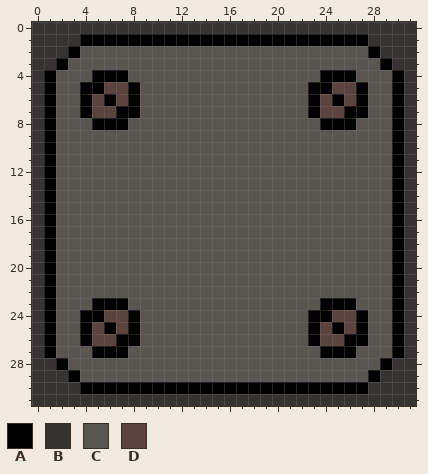
One commit to this pixel-art file: Assets/Sprites/Sprite originals/Floor_Tile.ase. Above, as it was before the edit.
32x32 pixels, 1 frame.
Palette (. is transparent): A #000000  B #353433  C #595652  D #5c443e
The result:
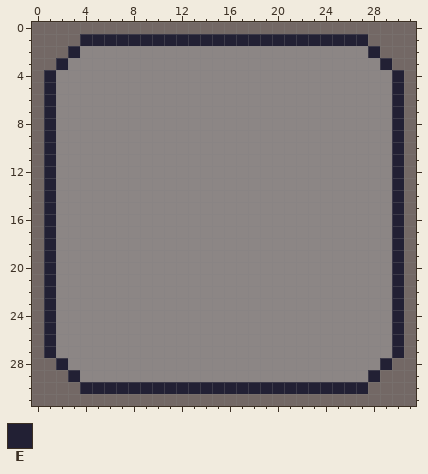
Colours new in this view: E #222034
The edit:
colour B: #353433 -> #736865
colour C: #595652 -> #8c8685
Changed rows in their new state; - is a pixel that keeps its letter.
Layer "Color":
first column x 1:
 1 ---EEEEEEEEEEEEEEEEEEEEEEEE---
 2 --E------------------------E--
 3 -E--------------------------E-
 4 E---CCC----------------CCC---E
 5 E--CCCCC--------------CCCCC--E
 6 E--CCCCC--------------CCCCC--E
 7 E--CCCCC--------------CCCCC--E
 8 E---CCC----------------CCC---E
 9 E----------------------------E
10 E----------------------------E
11 E----------------------------E
12 E----------------------------E
13 E----------------------------E
14 E----------------------------E
15 E----------------------------E
16 E----------------------------E
17 E----------------------------E
18 E----------------------------E
19 E----------------------------E
20 E----------------------------E
21 E----------------------------E
22 E----------------------------E
23 E---CCC----------------CCC---E
24 E--CCCCC--------------CCCCC--E
25 E--CCCCC--------------CCCCC--E
26 E--CCCCC--------------CCCCC--E
27 E---CCC----------------CCC---E
28 -E--------------------------E-
29 --E------------------------E--
30 ---EEEEEEEEEEEEEEEEEEEEEEEE---
